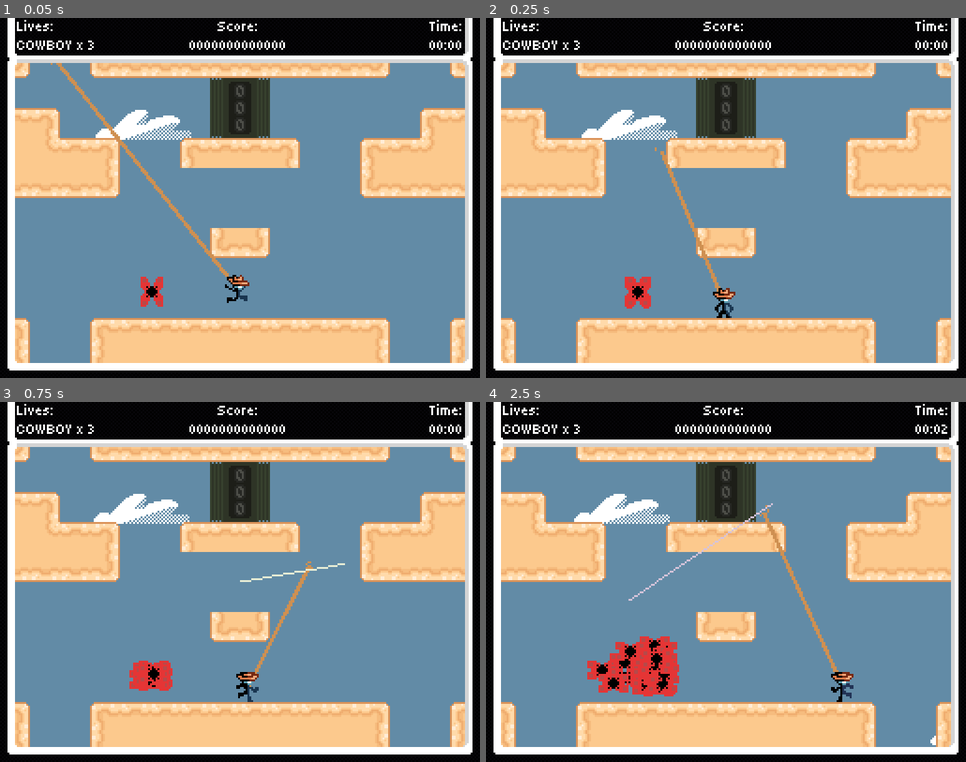
Above: before the commit, frames 1-4 (two rows, left to right).
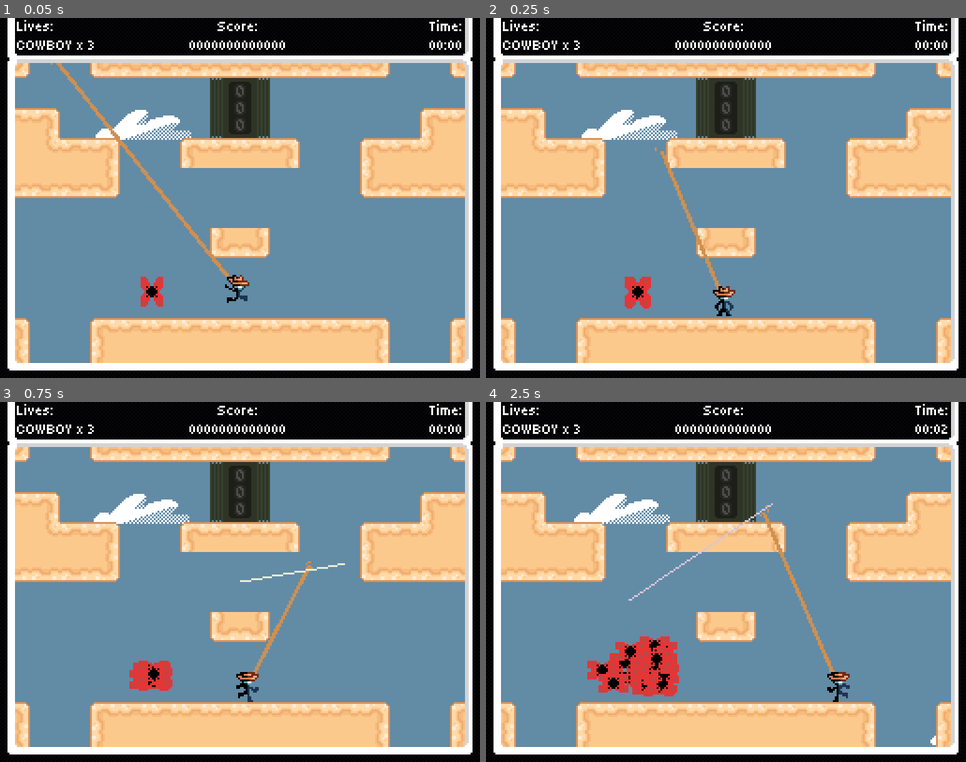
Above: after the commit, the same moments.

Repository: Jcodefox/GMTK-2025
Game: Godot game, scene res://scenes/topscenes/gameplay_topscene.tscn
Same seed, same stepped clock (60 frames per second), same inputs: the game is played once before the commit and once after it.
Inputs (mouse positions are in pixels of both pictures, inside the frame that each line leads up to):
- Up to frame 1 (0.05 s): no input
- Up to frame 2 (0.25 s): no input
- Up to frame 3 (0.75 s): move the mouse to (345, 564) at 0.52 s; hold D (move_right) from 0.53 s (still down)
- Up to frame 4 (2.5 s): tap Space (move_jump) at 0.77, 1.52 s; move the mouse to (630, 600) at 1.27 s; move the mouse to (774, 502) at 2.02 s; release D (move_right) at 2.03 s; hold A (move_left) from 2.03 s (still down)

Frame 1 is identical in both runs. In frame 2, 0.2% of the frame differs, in the area x 36-52%, y 39-84%; in frame 3, less than 0.1%; in frame 4, 0.6%, in the area x 58-77%, y 30-84%.

Commit message:
Make crouching functional

Diff:
--- a/scenes/prefabs/player.tscn
+++ b/scenes/prefabs/player.tscn
@@ -6,6 +6,9 @@
 [ext_resource type="Texture2D" uid="uid://bd16750dl1tv5" path="res://assets/art/player/hat.png" id="4_8cdkg"]
 
 [sub_resource type="RectangleShape2D" id="RectangleShape2D_tou0u"]
+size = Vector2(8, 14)
+
+[sub_resource type="RectangleShape2D" id="RectangleShape2D_8cdkg"]
 size = Vector2(8, 14)
 
 [node name="Player" type="CharacterBody2D"]
@@ -18,7 +21,7 @@
 
 [node name="AnimatedSprite2D" type="AnimatedSprite2D" parent="."]
 sprite_frames = ExtResource("2_tou0u")
-animation = &"death"
+animation = &"duckhide"
 autoplay = "idle"
 
 [node name="Lasso" parent="." instance=ExtResource("3_n0leu")]
@@ -31,7 +34,7 @@
 
 [node name="CollisionShape2D" type="CollisionShape2D" parent="HurtBox"]
 position = Vector2(0, 1)
-shape = SubResource("RectangleShape2D_tou0u")
+shape = SubResource("RectangleShape2D_8cdkg")
 
 [node name="Hat" type="Sprite2D" parent="."]
 visible = false
--- a/scripts/prefabs/player_v2.gd
+++ b/scripts/prefabs/player_v2.gd
@@ -26,6 +26,9 @@
 var animated_sprite_ghosts: Array[Node2D] = []
 var collision_shape_ghosts: Array[Node2D] = []
 var hurtbox_shape_ghosts: Array[Node2D] = []
+var all_shape_ghosts_original_poses: PackedVector2Array = []
+
+@onready var hitbox_original_pos: Vector2 = Vector2.ZERO
 
 var visual_facing_left: bool = false
 # Used to prevent player input when playing death animation
@@ -35,6 +38,8 @@
 func _ready() -> void:
 	animated_sprite_ghosts = Globals.make_loop_ghosts_of($AnimatedSprite2D)
 	collision_shape_ghosts = Globals.make_loop_ghosts_of($CollisionShape2D)
+	for shape in collision_shape_ghosts:
+		all_shape_ghosts_original_poses.append(shape.position)
 	hurtbox_shape_ghosts = Globals.make_loop_ghosts_of($HurtBox/CollisionShape2D)
 
 	$HurtBox.body_entered.connect(area_hit_body)
@@ -73,11 +78,13 @@
 		visual_facing_left = horizontal_input_axis < 0
 
 	if Input.is_action_pressed("move_down"):
+		set_collision_height(9, 3.5)
 		if horizontal_input_axis != 0:
 			set_animation("duckwalk")
 		else:
 			set_animation("duckhide")
 	else:
+		set_collision_height(14, 1)
 		if velocity.y < 0:
 			set_animation("jump_left" if visual_facing_left else "jump_right")
 		elif velocity.y > 0:
@@ -151,3 +158,14 @@
 		$AnimatedSprite2D.animation = anim
 	for sprite in animated_sprite_ghosts:
 		sprite.animation = $AnimatedSprite2D.animation
+
+func set_collision_height(amount: float, offset: float) -> void:
+	$CollisionShape2D.shape.size.y = amount
+	$CollisionShape2D.position.y = hitbox_original_pos.y + offset
+
+	$HurtBox/CollisionShape2D.shape.size.y = amount
+	$HurtBox/CollisionShape2D.position.y = hitbox_original_pos.y + offset
+
+	for i in range(all_shape_ghosts_original_poses.size()):
+		collision_shape_ghosts[i].position.y = all_shape_ghosts_original_poses[i].y + offset
+		hurtbox_shape_ghosts[i].position.y = all_shape_ghosts_original_poses[i].y + offset
Not shown: 1 places in scenes/prefabs/player.tscn that only renumber resources
